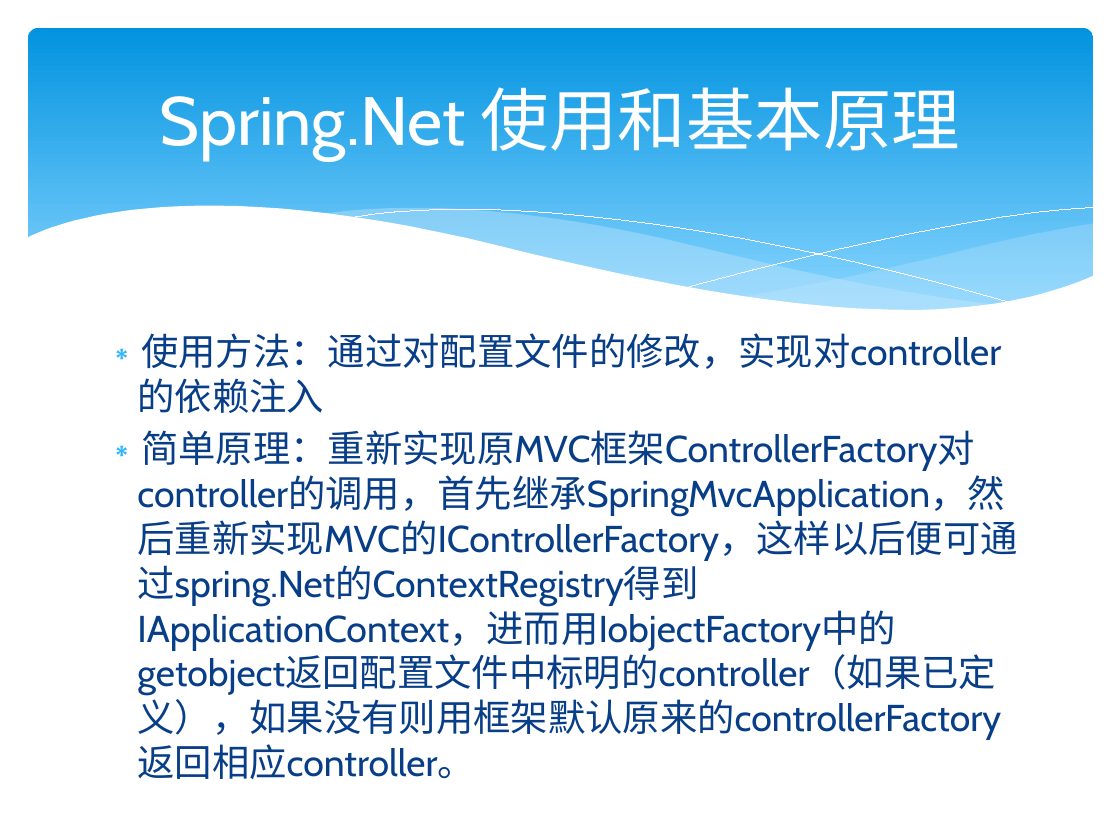
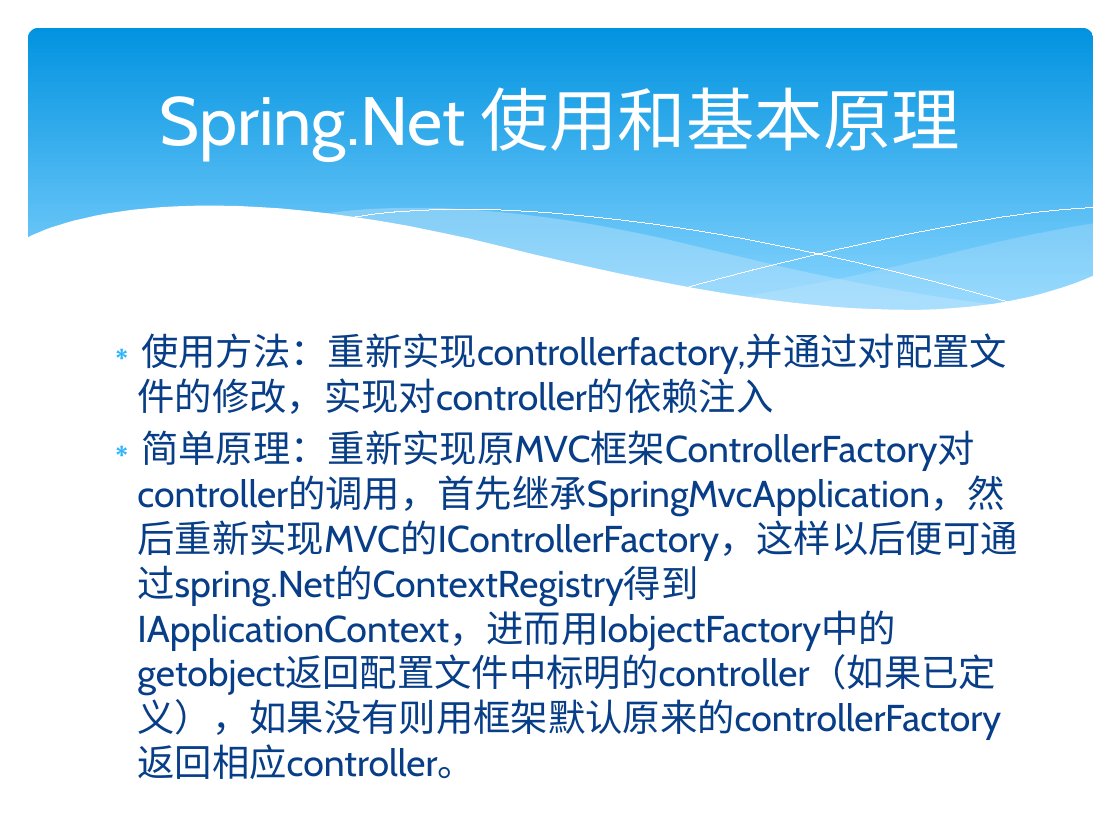
Before and after one commit to yeluolei/englishsns, a slide deck: slide 4 of presentation.pptx (slide 6 before the commit). Drawn at 1120x840 pixels with LibreOffice and Linux fonts; fonts in the diff are those of the drawing. Boxes give left, top, right and bottom in pixels: in the first picture for what was removed or moved away, otherwise in the second. Text is boxed around its words. In the diff, an @@ line names an element or a change of style, - is before the commit and + after.

```diff
--- a/presentation.pptx
+++ b/presentation.pptx
@@ text at (137,333,1007,414): text changed @@
-∗ 使用方法：通过对配置文件的修改，实现对controller的依赖注入
+∗ 使用方法：重新实现controllerfactory,并通过对配置文件的修改，实现对controller的依赖注入
```
Also in this commit, not shown: 1 other file.
